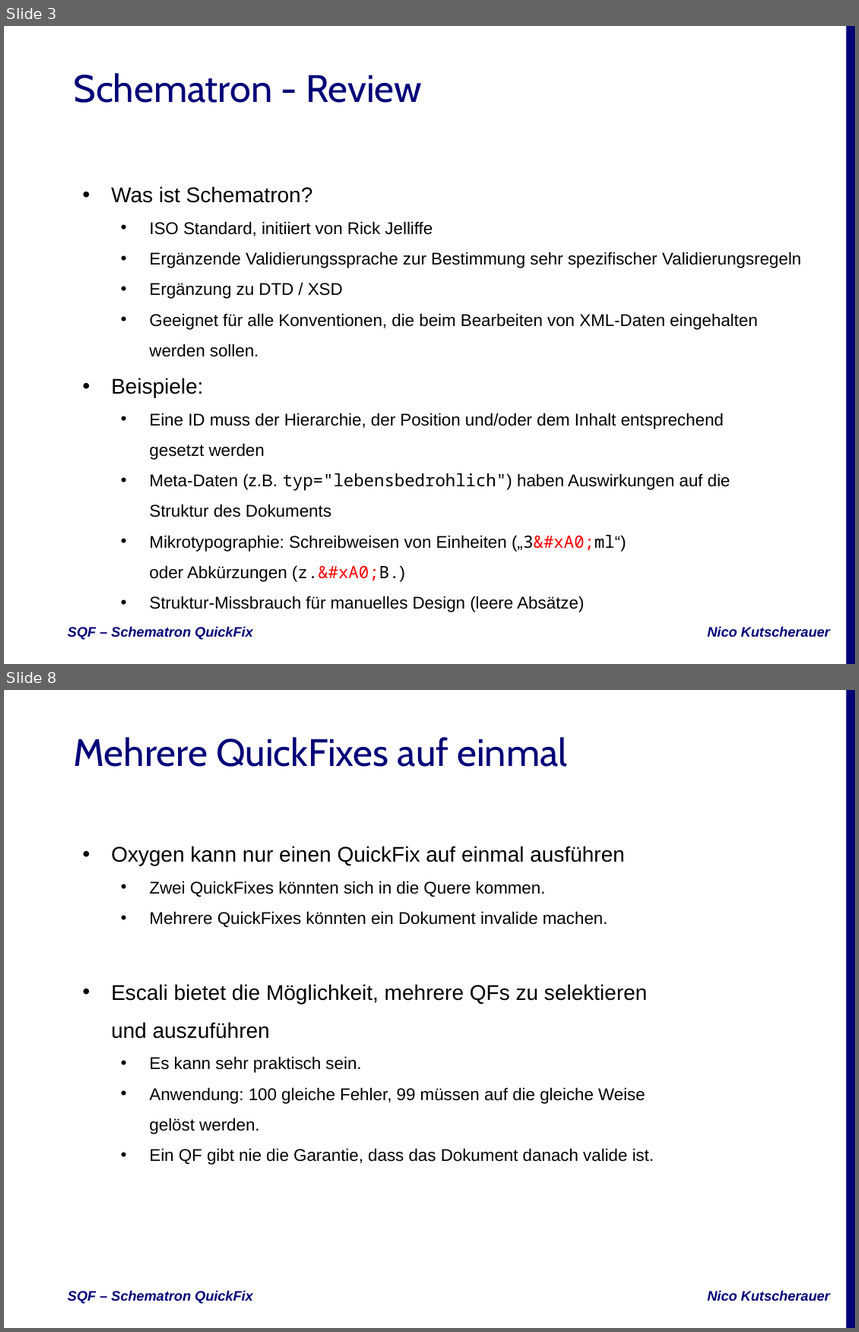
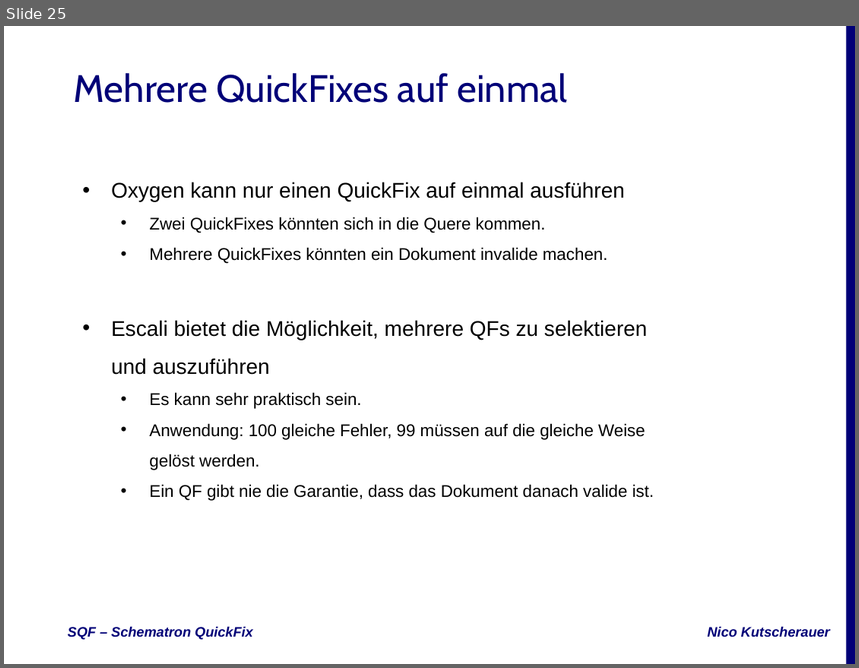
Before and after one commit to nkutsche/SchematronQuickFix-2017-11-17, a slide deck: SQF-Escali.pptx. Shown one above the other, each under a label of ours: slides 3 and 8 before the commit, slide 25 after it; the slides between them are not shown. The pictures are 859x1332 and 859x668 pixels, drawn with LibreOffice and Linux fonts; fonts in the diff are those of the drawing; background and template pictures are left out. Boxes give left, top, right and bottom in pixels: in the first picture for what was removed or moved away, otherwise in the second. Text is boxed around its words. In the diff, an @@ line names an element or a change of style, - is before the commit and + after.

```diff
--- a/SQF-Escali.pptx
+++ b/SQF-Escali.pptx
@@ slide 3 removed at (4,26,855,664), background #FFFFFF; not listed: 3 template elements that a slide beside it also shows @@
@@ title removed at (74,73,422,103) @@
-Schematron - Review
@@ subtitle removed at (111,186,801,613) @@
-• Was ist Schematron?
-  • ISO Standard, initiiert von Rick Jelliffe
-  • Ergänzende Validierungssprache zur Bestimmung sehr spezifischer Validierungsregeln
-  • Ergänzung zu DTD / XSD
-  • Geeignet für alle Konventionen, die beim Bearbeiten von XML-Daten eingehalten werden sollen.
-• Beispiele:
-  • Eine ID muss der Hierarchie, der Position und/oder dem Inhalt entsprechend
-    gesetzt werden
-  • Meta-Daten (z.B. typ="lebensbedrohlich") haben Auswirkungen auf die
-    Struktur des Dokuments
-  • Mikrotypographie: Schreibweisen von Einheiten („3&#xA0;ml“)
-    oder Abkürzungen (z.&#xA0;B.)
-  • Struktur-Missbrauch für manuelles Design (leere Absätze)
@@ what was slide 8 is now slide 25 @@
```
Also in this commit, not shown: 7 slides changed, 22 slides added, 4 other files.
